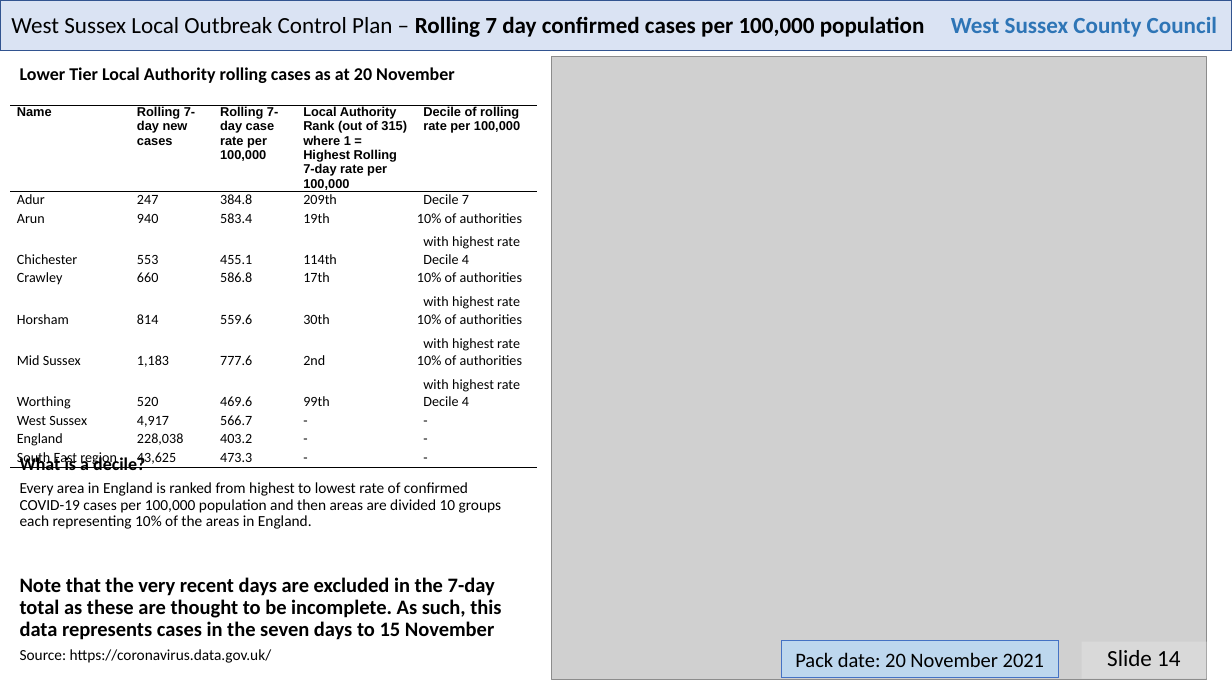
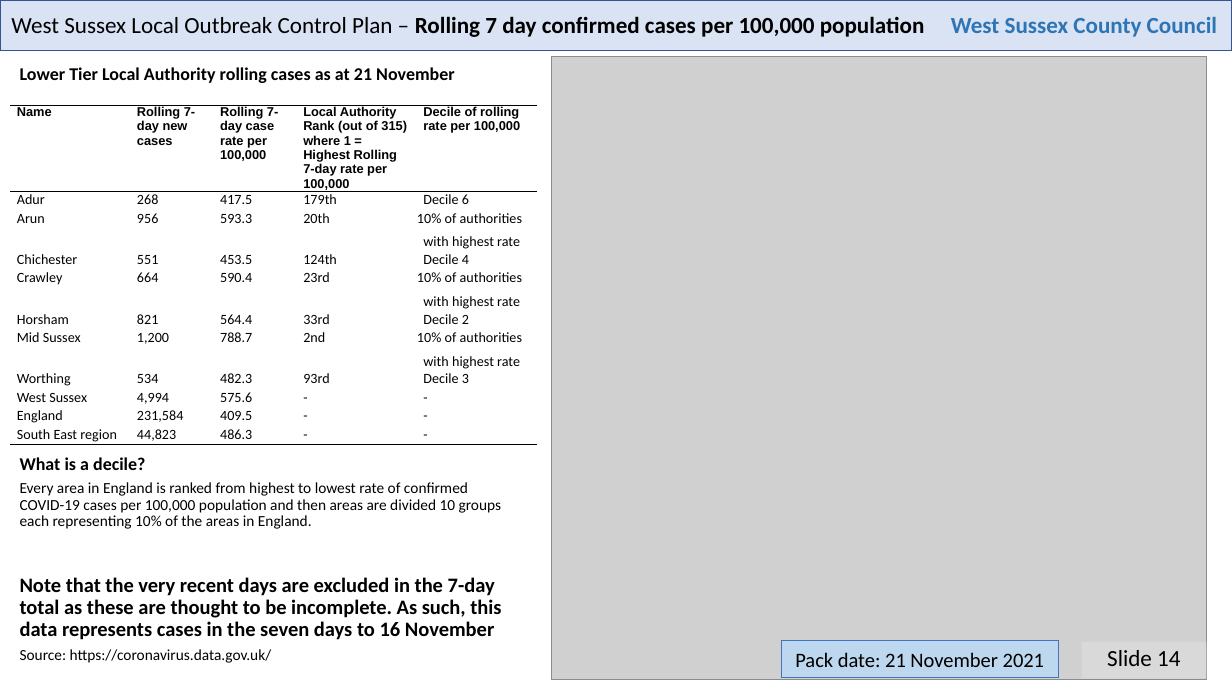
Before and after one commit to psychty/wsx_covid_datapack_public, a slide deck: slide 14 of Latest_West_Sussex_C19_slide_deck.pptx. Drawn at 1232x693 pixels with LibreOffice and Linux fonts; fonts in the diff are those of the drawing; grey boxes stand for pictures. Boxes give left, top, right and bottom in pixels: in the first picture for what was removed or moved away, otherwise in the second. Text is boxed around its words. In the diff, an @@ line names an element or a change of style, - is before the commit and + after.

```diff
--- a/Latest_West_Sussex_C19_slide_deck.pptx
+++ b/Latest_West_Sussex_C19_slide_deck.pptx
@@ text at bbox=[20, 67, 455, 83]: text changed @@
-Lower Tier Local Authority rolling cases as at 20 November
+Lower Tier Local Authority rolling cases as at 21 November
@@ table at bbox=[10, 105, 537, 446] @@
-row 2: Adur | 247 | 384.8 | 209th | Decile 7
+row 2: Adur | 268 | 417.5 | 179th | Decile 6
-row 3: Arun | 940 | 583.4 | 19th | 10% of authorities with highest rate
+row 3: Arun | 956 | 593.3 | 20th | 10% of authorities with highest rate
-row 4: Chichester | 553 | 455.1 | 114th | Decile 4
+row 4: Chichester | 551 | 453.5 | 124th | Decile 4
-row 5: Crawley | 660 | 586.8 | 17th | 10% of authorities with highest rate
+row 5: Crawley | 664 | 590.4 | 23rd | 10% of authorities with highest rate
-row 6: Horsham | 814 | 559.6 | 30th | 10% of authorities with highest rate
+row 6: Horsham | 821 | 564.4 | 33rd | Decile 2
-row 7, column 2: 1,183
+row 7, column 2: 1,200
-row 7, column 3: 777.6
+row 7, column 3: 788.7
-row 8: Worthing | 520 | 469.6 | 99th | Decile 4
+row 8: Worthing | 534 | 482.3 | 93rd | Decile 3
-row 9, column 2: 4,917
+row 9, column 2: 4,994
-row 9, column 3: 566.7
+row 9, column 3: 575.6
-row 10, column 2: 228,038
+row 10, column 2: 231,584
-row 10, column 3: 403.2
+row 10, column 3: 409.5
-row 11, column 2: 43,625
+row 11, column 2: 44,823
-row 11, column 3: 473.3
+row 11, column 3: 486.3
@@ text at bbox=[20, 577, 501, 640]: text changed @@
-Note that the very recent days are excluded in the 7-day total as these are thought to be incomplete. As such, this data represents cases in the seven days to 15 November
+Note that the very recent days are excluded in the 7-day total as these are thought to be incomplete. As such, this data represents cases in the seven days to 16 November
@@ text in rectangle at bbox=[795, 652, 1044, 667]: text changed @@
-Pack date: 20 November 2021
+Pack date: 21 November 2021
```
Also in this commit, not shown: 21 other slides changed, 59 other files.
